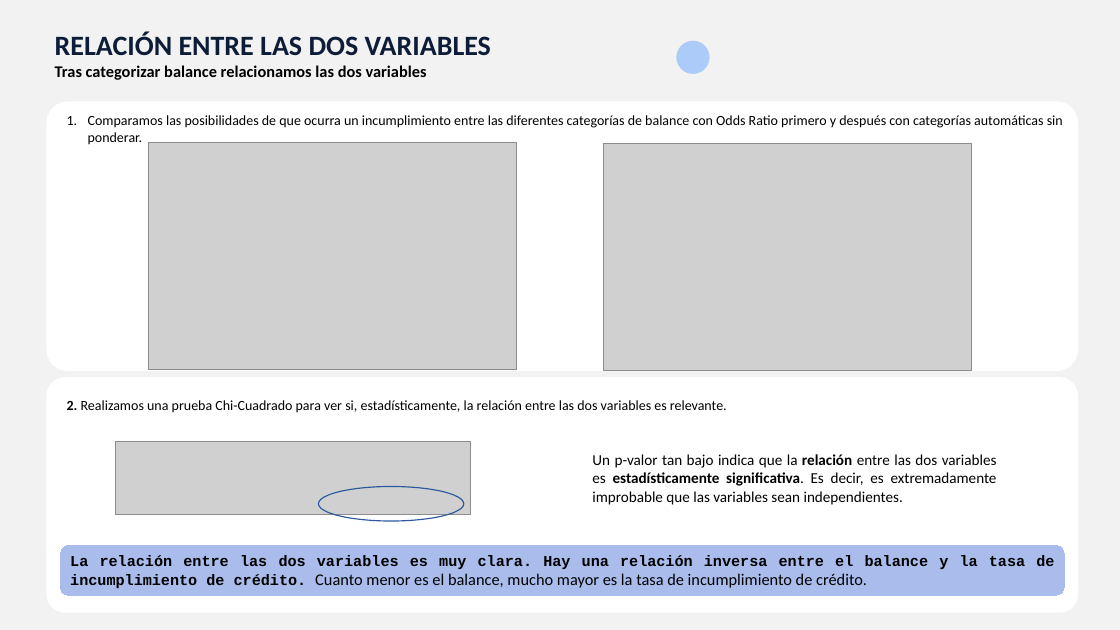
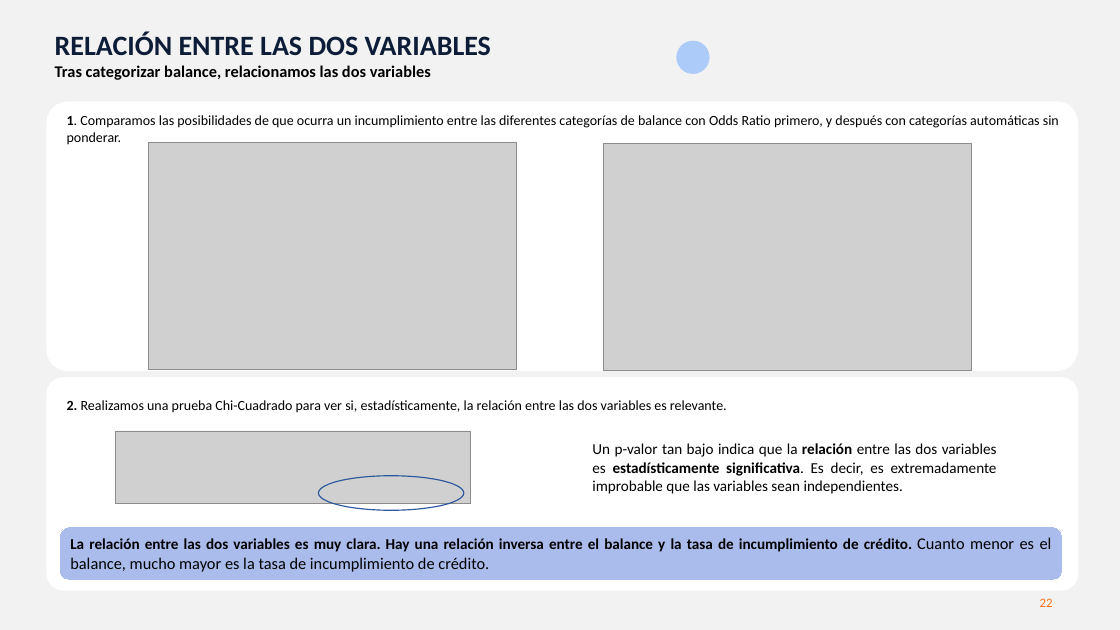
Before and after one commit to MarinaTorba/PersonalDataProrjects, a slide deck: slide 22 of Equip_B/results/D1_presentacion_Cliente.pptx (slide 14 before the commit). Drawn at 1120x630 pixels with LibreOffice and Linux fonts; fonts in the diff are those of the drawing; grey boxes stand for pictures. Boxes give left, top, right and bottom in pixels: in the first picture for what was removed or moved away, otherwise in the second. Text is boxed around its words. In the diff, an @@ line names an element or a change of style, - is before the commit and + after.

```diff
--- a/Equip_B/results/D1_presentacion_Cliente.pptx
+++ b/Equip_B/results/D1_presentacion_Cliente.pptx
@@ text at (55, 65, 431, 80): text changed @@
-Tras categorizar balance relacionamos las dos variables
+Tras categorizar balance, relacionamos las dos variables
@@ text at (67, 115, 1059, 145): text changed @@
-1. Comparamos las posibilidades de que ocurra un incumplimiento entre las diferentes categorías de balance con Odds Ratio primero y después con categorías automáticas sin ponderar.
+1. Comparamos las posibilidades de que ocurra un incumplimiento entre las diferentes categorías de balance con Odds Ratio primero, y después con categorías automáticas sin ponderar.
@@ rounded rectangle: place and size @@
-rounded rectangle at (46, 377, 1078, 613)
+rounded rectangle at (46, 377, 1078, 591)
@@ 1 picture, 1 text, 1 ellipse: place and size @@
-1 picture, 1 text, 1 ellipse at (115, 442, 997, 521)
+1 picture, 1 text, 1 ellipse at (115, 431, 997, 510)
@@ rounded rectangle "La relación entre las dos ...": place and size @@
-rounded rectangle "La relación entre las dos ..." at (60, 544, 1065, 596)
+rounded rectangle "La relación entre las dos ..." at (60, 527, 1063, 580)
@@ rounded rectangle "La relación entre las dos ..." at (60, 527, 1063, 580): font Courier New to Calibri in "La relación entre las dos variables es ..." @@
@@ page number added at (1040, 598, 1053, 607), 11 pt, text #FA6F1A @@
+22
```
Also in this commit, not shown: 9 other slides changed, 12 slides added, 3 slides removed.
